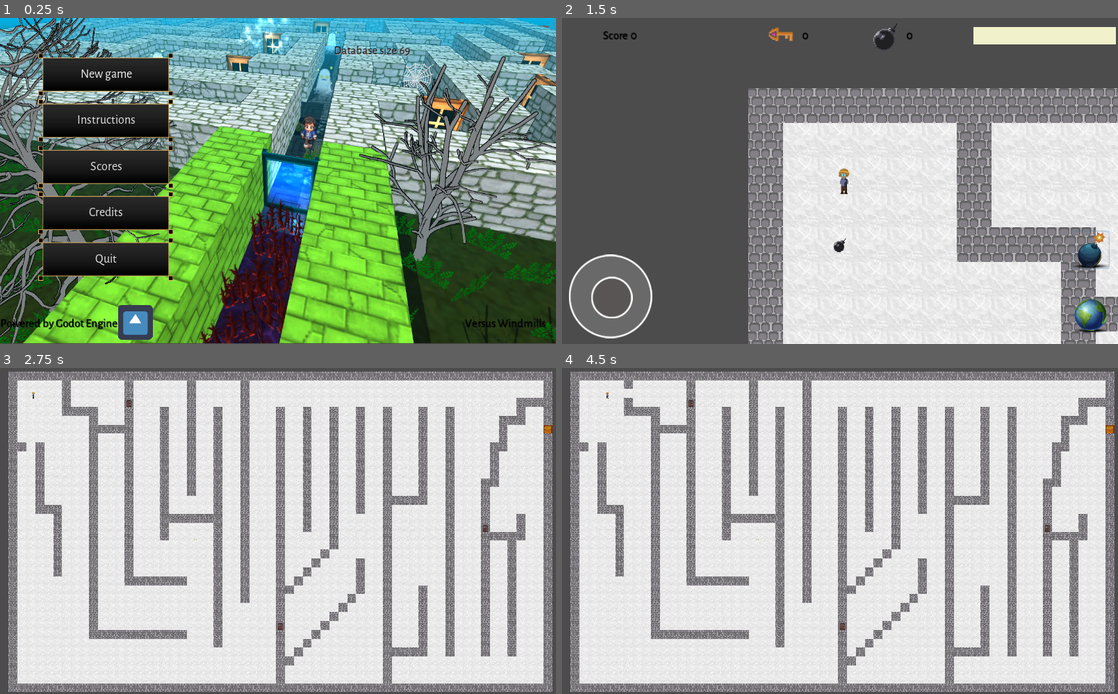
Above: before the commit, frames 1-4 (two rows, left to right).
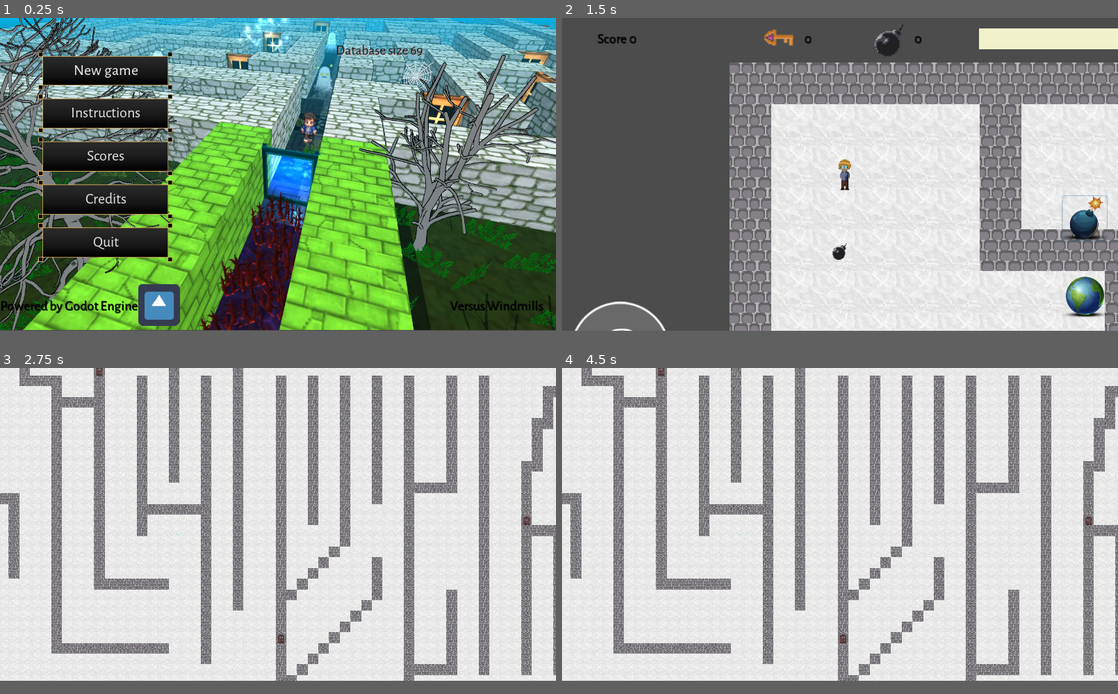
Above: after the commit, the same moments.

Repository: rogerdv/labyrinth
Game: Godot game, scene res://Scenes/main_menu.tscn
Two runs of this game, one before a commit and one after it. Both use one fixed random seed, a clock stepped at 60 frames per second and the inputs below. The engine's default icon, where the game draws it, is replaced by a stand-in: a white triangle on a blue panel in a dark square.
Inputs (mouse positions are in pixels of both pictures, inside the frame that each line leads up to; where the layout moved, square brackets give the same spot in the first picture):
- Up to frame 1 (0.25 s): no input
- Up to frame 2 (1.5 s): click "New game" at 0.5 s; click (1084, 226) [1090, 249] at 1.25 s
- Up to frame 3 (2.75 s): click (522, 658) [528, 664] at 2 s
- Up to frame 4 (4.5 s): tap Enter at 2.75 s; move the mouse to (962, 514) at 2.77 s; hold Right 2.78-3.5 s; tap M at 2.85, 4.35 s; click (962, 514) at 2.92 s; tap Space at 3.02 s; drag from (728, 547) to (812, 596) at 3.52 s; move the mouse to (895, 459) at 4.27 s; hold Right from 4.28 s (still down)
The window is 800x469 before the commit and 800x450 after it. Grey fills any space a smaller window leaves; there, only what the larger window draws over its background counts as a difference.

The runs differ from the first frame. In frame 1, 58% of the frame differs, in the area x 0-100%, y 0-100%; in frame 2, 29%; in frame 3, 43%; in frame 4, 43%.

Commit message:
Resolution changes

Diff:
--- a/project.godot
+++ b/project.godot
@@ -26,6 +26,8 @@
 
 [display]
 
+window/size/width=854
+window/size/height=480
 window/stretch/mode="2d"
 
 [editor_plugins]
